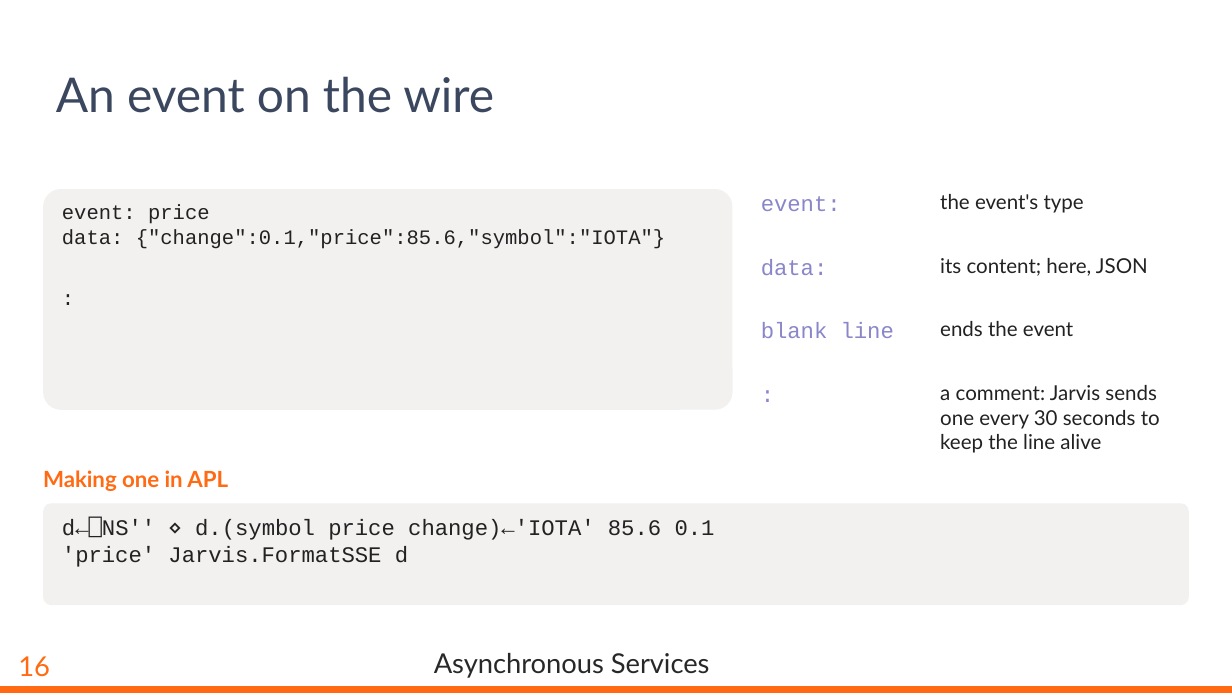
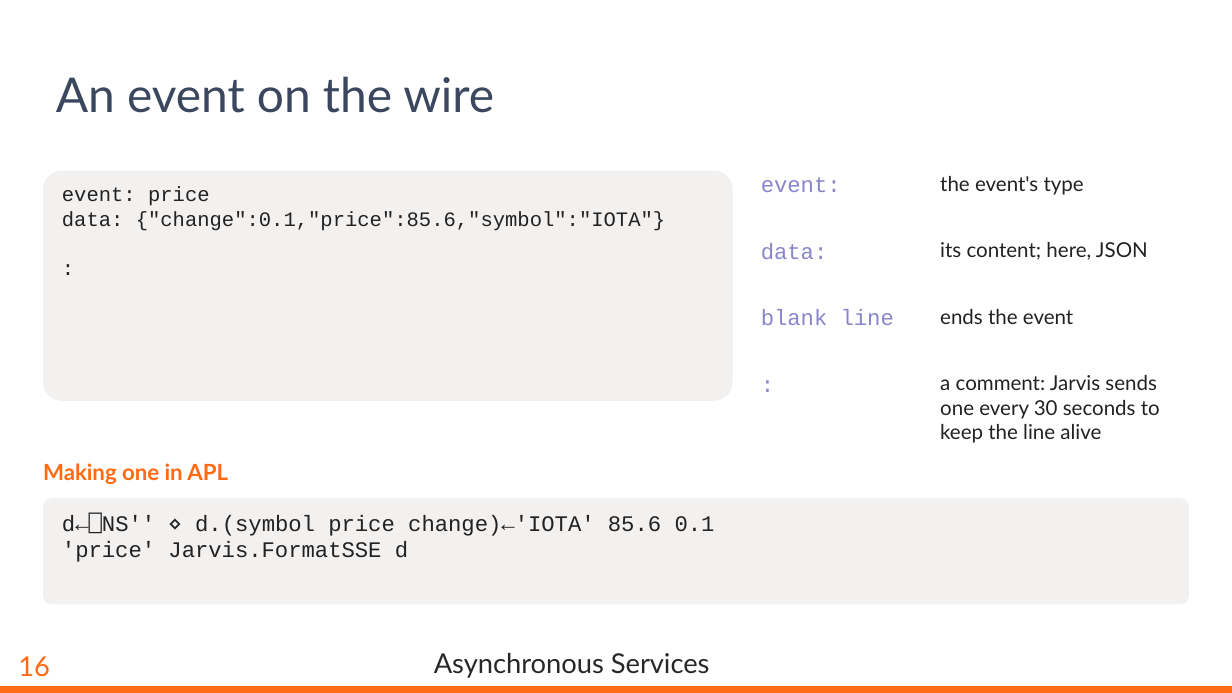
Before and after one commit to dyalog-training/2026-MP2, a slide deck: slide 17 of Presentation/AsynchronousServices.pptx. Drawn at 1232x693 pixels with LibreOffice and Linux fonts; fonts in the diff are those of the drawing; background and template pictures are left out. Boxes give left, top, right and bottom in pixels: in the first picture for what was removed or moved away, otherwise in the second. Text is boxed around its words. In the diff, an @@ line names an element or a change of style, - is before the commit and + after.

Commit message:
Rebuild the slide deck on the updated Dyalog26 template
The template no longer has a picture-in-picture area, so titles run the
full width and content starts higher. The title slide names the presenter.
The deck also no longer lists APL385 Unicode and Wingdings 2 as embedded
fonts: the template's entries for them pointed at a missing part, and the
rebuilt deck pointed them at a slide, so PowerPoint could not open it.

```diff
--- a/Presentation/AsynchronousServices.pptx
+++ b/Presentation/AsynchronousServices.pptx
@@ rounded rectangle: place and size @@
-rounded rectangle at (43, 188, 733, 409)
+rounded rectangle at (43, 171, 733, 402)
@@ 6 texts: place and size @@
-6 texts at (761, 194, 1148, 338)
+6 texts at (761, 176, 1148, 325)
@@ text "event: price": place and size @@
-text "event: price" at (62, 205, 665, 249)
+text "event: price" at (62, 187, 665, 231)
@@ text ":": place and size @@
-text ":" at (761, 381, 936, 431)
+text ":" at (761, 370, 936, 423)
@@ text "a comment: Jarvis sends one ...": place and size @@
-text "a comment: Jarvis sends one ..." at (940, 385, 1160, 453)
+text "a comment: Jarvis sends one ..." at (940, 375, 1160, 443)
@@ text "Making one in APL": place and size @@
-text "Making one in APL" at (43, 470, 228, 491)
+text "Making one in APL" at (43, 463, 228, 484)
@@ rounded rectangle: place and size @@
-rounded rectangle at (43, 503, 1189, 605)
+rounded rectangle at (43, 498, 1189, 604)
@@ text "d←⎕NS'' ⋄ d.(symbol price change)←'IOTA' ...": place and size @@
-text "d←⎕NS'' ⋄ d.(symbol price change)←'IOTA' ..." at (62, 519, 715, 567)
+text "d←⎕NS'' ⋄ d.(symbol price change)←'IOTA' ..." at (62, 515, 715, 562)
```
Also in this commit, not shown: 23 other slides changed.
